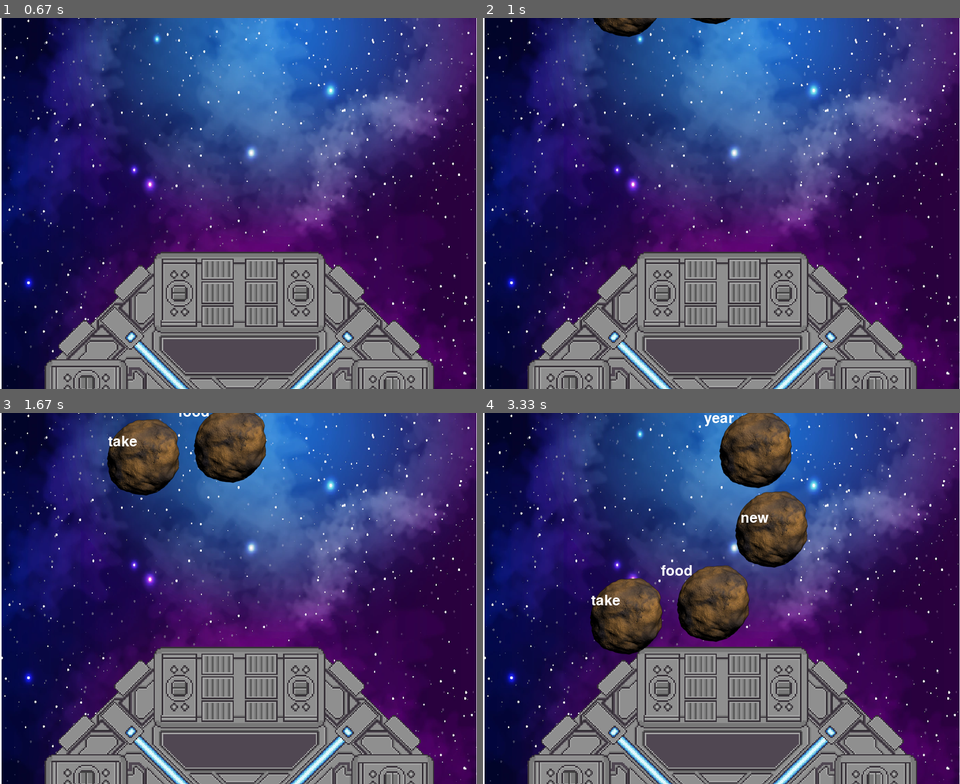
Above: before the commit, frames 1-4 (two rows, left to right).
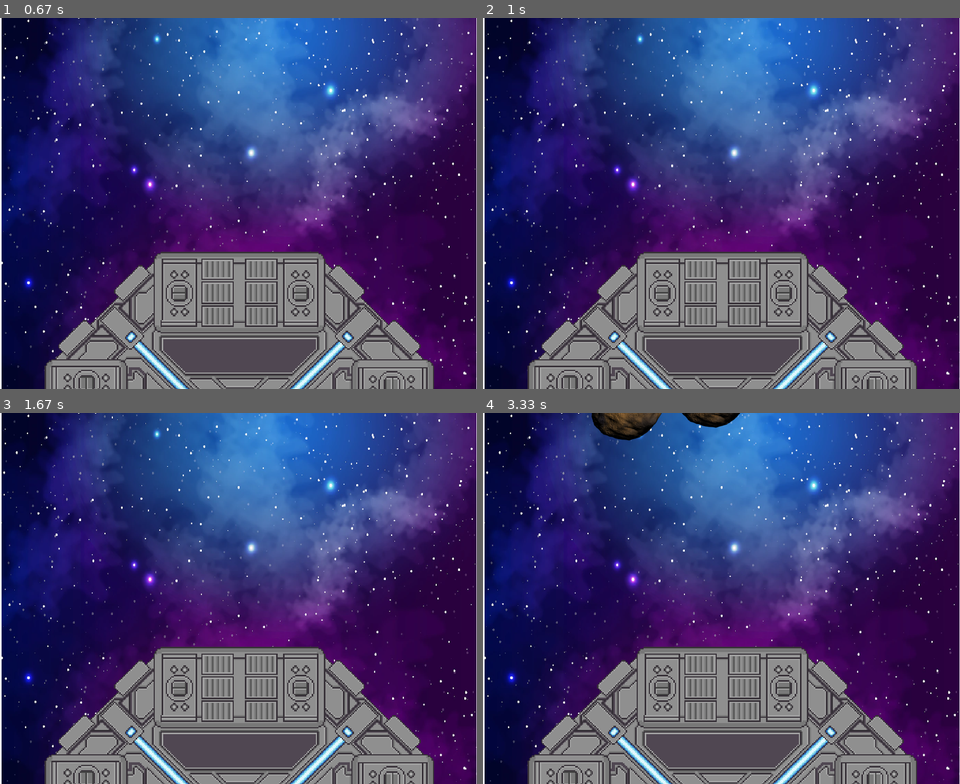
Above: after the commit, the same moments.

Repository: tylerdonison/CSE310-Seven-Up-Team-Project
Game: pygame game, started from main.py
Two runs of this game, one before a commit and one after it. Both use one fixed random seed, a clock stepped at 60 frames per second and the inputs below.
Inputs:
- Up to frame 1 (0.67 s): tap Enter at 0.33 s
- Up to frame 2 (1 s): no input
- Up to frame 3 (1.67 s): no input
- Up to frame 4 (3.33 s): no input

Frame 1 is identical in both runs. In frame 2, 0.6% of the frame differs, in the area x 23-52%, y 0-6%; in frame 3, 4.9%; in frame 4, 11%, in the area x 22-69%, y 0-66%.

Commit message:
minor changes

Diff:
--- a/constants.py
+++ b/constants.py
@@ -11,7 +11,6 @@
 ASSET_PATH = os.path.join("Assets")
 
 LETTER_SIZE = 5
-ASTEROID_VEL = 5
 BORDER_DISTANCE = 10
 WIDTH = 900
 HEIGHT = 700
@@ -36,7 +35,7 @@
 MAIN_FONT = pygame.font.SysFont("comicsans", 100) #can change, just showing that fonts can be made via this, first variable is the system's font, second is the size
 
 FPS = 60
-ASTEROID_VEL = 3
+ASTEROID_VEL = 1
 BORDER_DISTANCE = 10 #to spawn asteroids in the borders of the game
 LETTER_SIZE = 5 #for use in asteroids
 
--- a/director.py
+++ b/director.py
@@ -68,7 +68,7 @@
 
             # Checking if guess is right
             for asteroid in self.asteroid_list:
-                if self.guess == asteroid.enemy_word and asteroid.y > 0 and asteroid not in self.targets:
+                if self.guess == asteroid.enemy_word and 300 - asteroid.y < 300 and asteroid not in self.targets:
                     self.targets.append(asteroid)
                     station.create_bullet(asteroid)
                     self.guess = None
